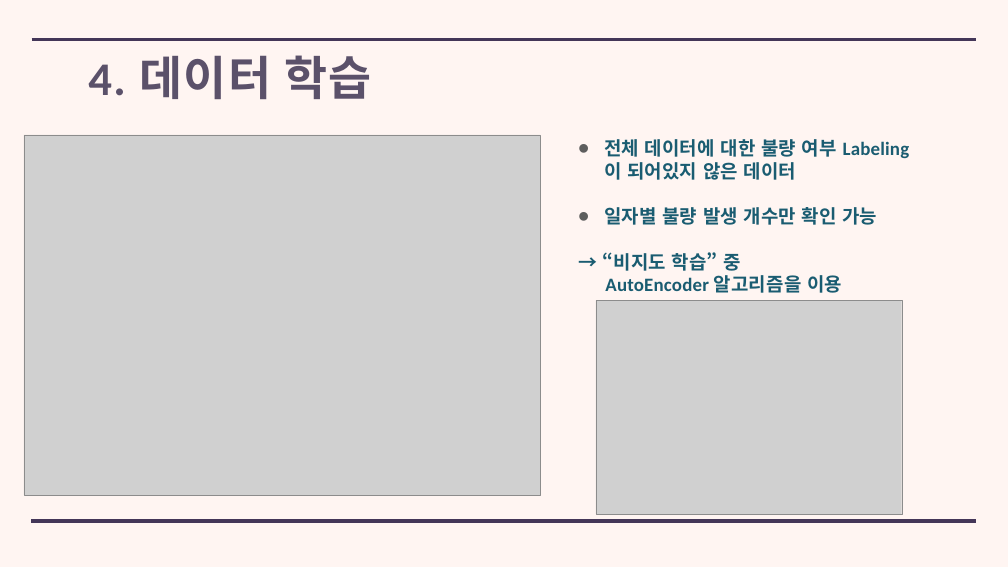
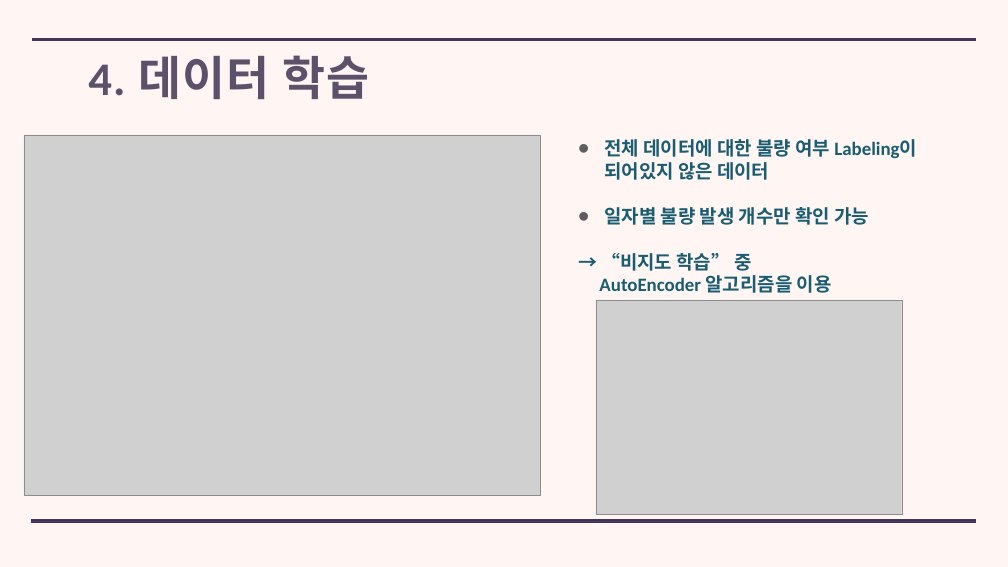
Before and after one commit to jun4879/cbnu_21_2_big_data, a slide deck: slide 8 of big_data_final_project/산업빅데이터분석실제_기말발표_2021254005_김준태.pptx. Drawn at 1008x567 pixels with LibreOffice and Linux fonts; fonts in the diff are those of the drawing; grey boxes stand for pictures. Boxes give left, top, right and bottom in pixels: in the first picture for what was removed or moved away, otherwise in the second. Text is boxed around its words. In the diff, an @@ line names an element or a change of style, - is before the commit and + after.

```diff
--- a/big_data_final_project/산업빅데이터분석실제_기말발표_2021254005_김준태.pptx
+++ b/big_data_final_project/산업빅데이터분석실제_기말발표_2021254005_김준태.pptx
@@ title "4. 데이터 학습" at (88,55,369,99): size 89.1 to 89 pt, letter spacing 2.7 to 2 pt @@
@@ text "전체 데이터에 대한 불량 여부 ..." at (599,139,917,293): letter spacing 0.4 to 0 pt @@
```
Also in this commit, not shown: 9 other slides changed, 13 other files.
